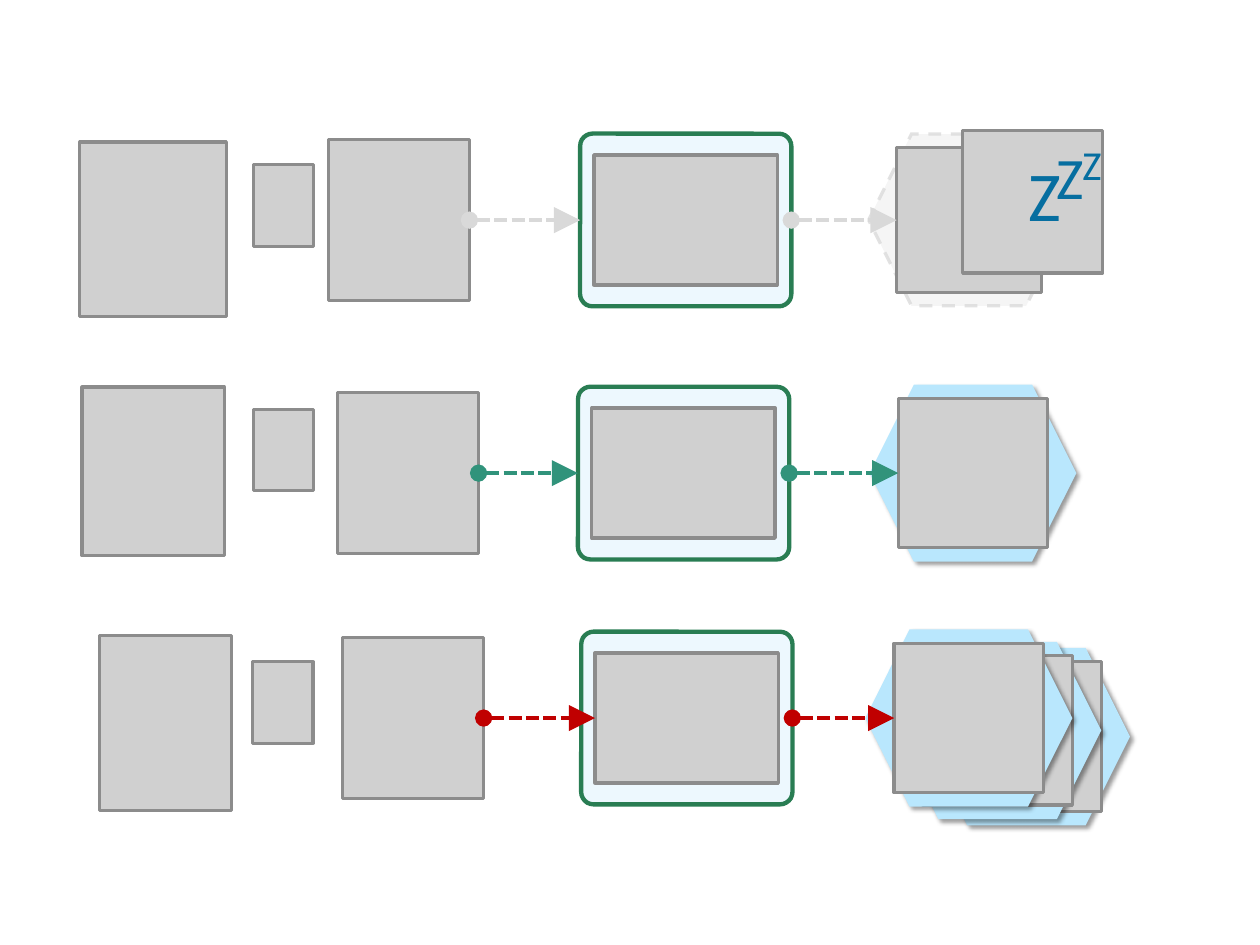
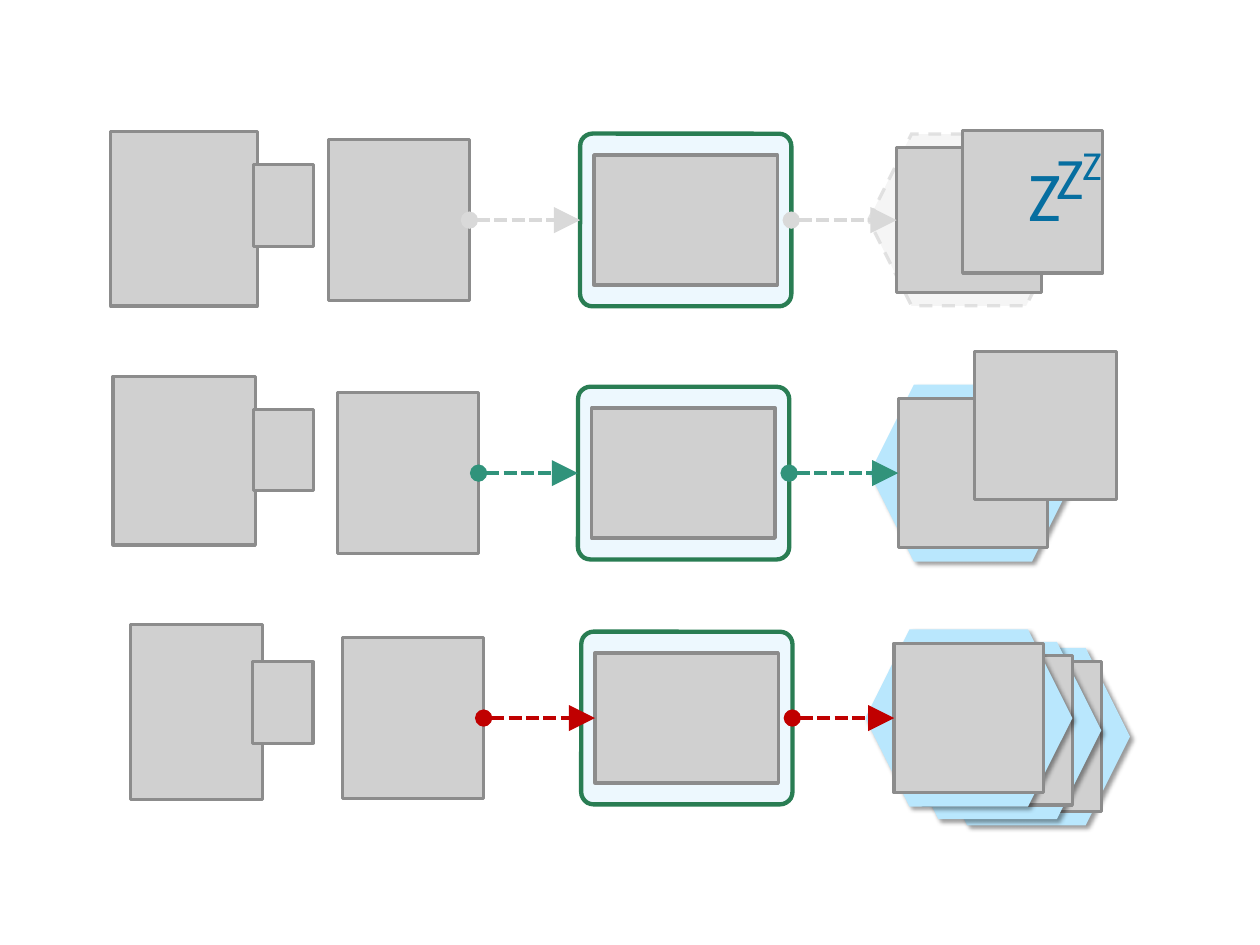
Before and after one commit to apache/openwhisk-website, a slide deck: slide 1 of images/runtimes/OW-Utilization-Scaling.pptx. Drawn at 1260x945 pixels with LibreOffice and Linux fonts; fonts in the diff are those of the drawing; grey boxes stand for pictures. Boxes give left, top, right and bottom in pixels: in the first picture for what was removed or moved away, otherwise in the second. Text is boxed around its words. In the diff, an @@ line names an element or a change of style, - is before the commit and + after.

```diff
--- a/images/runtimes/OW-Utilization-Scaling.pptx
+++ b/images/runtimes/OW-Utilization-Scaling.pptx
@@ picture added at box(973, 353, 1115, 501) @@
@@ 3 pictures: place and size @@
-3 pictures at box(79, 142, 233, 813)
+3 pictures at box(110, 132, 261, 800)
```
Also in this commit, not shown: 3 other files.
